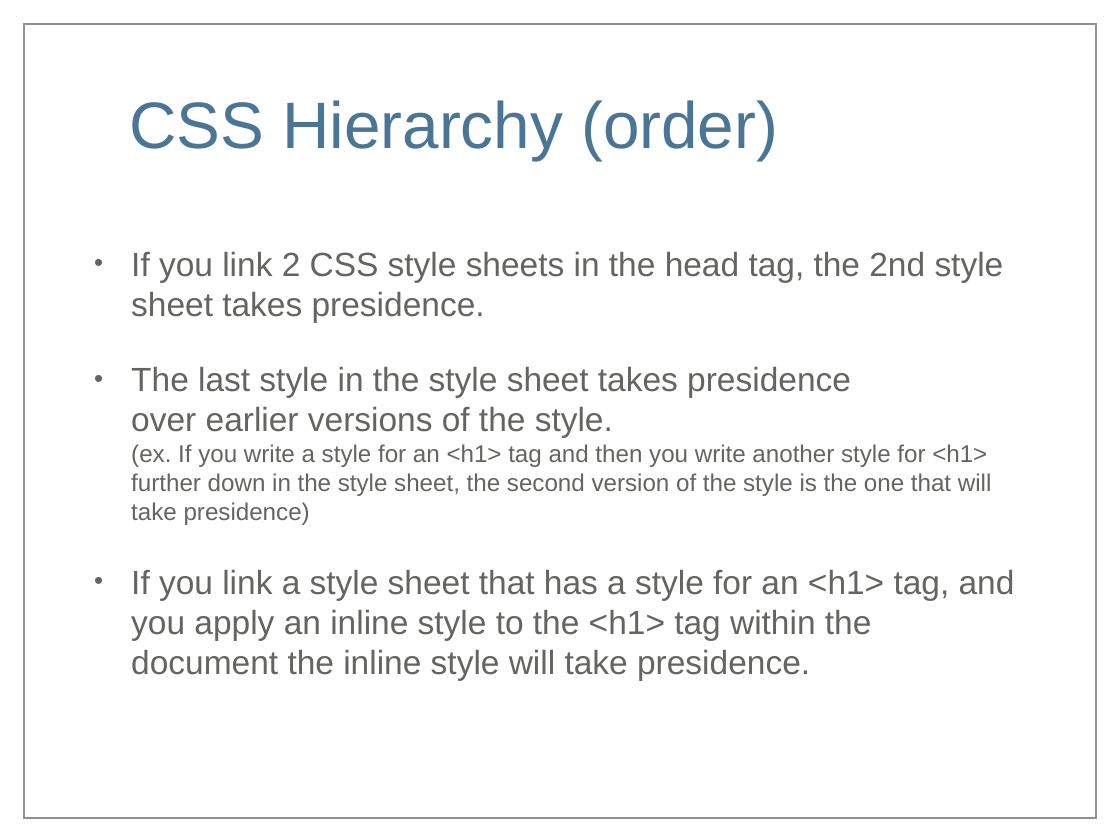
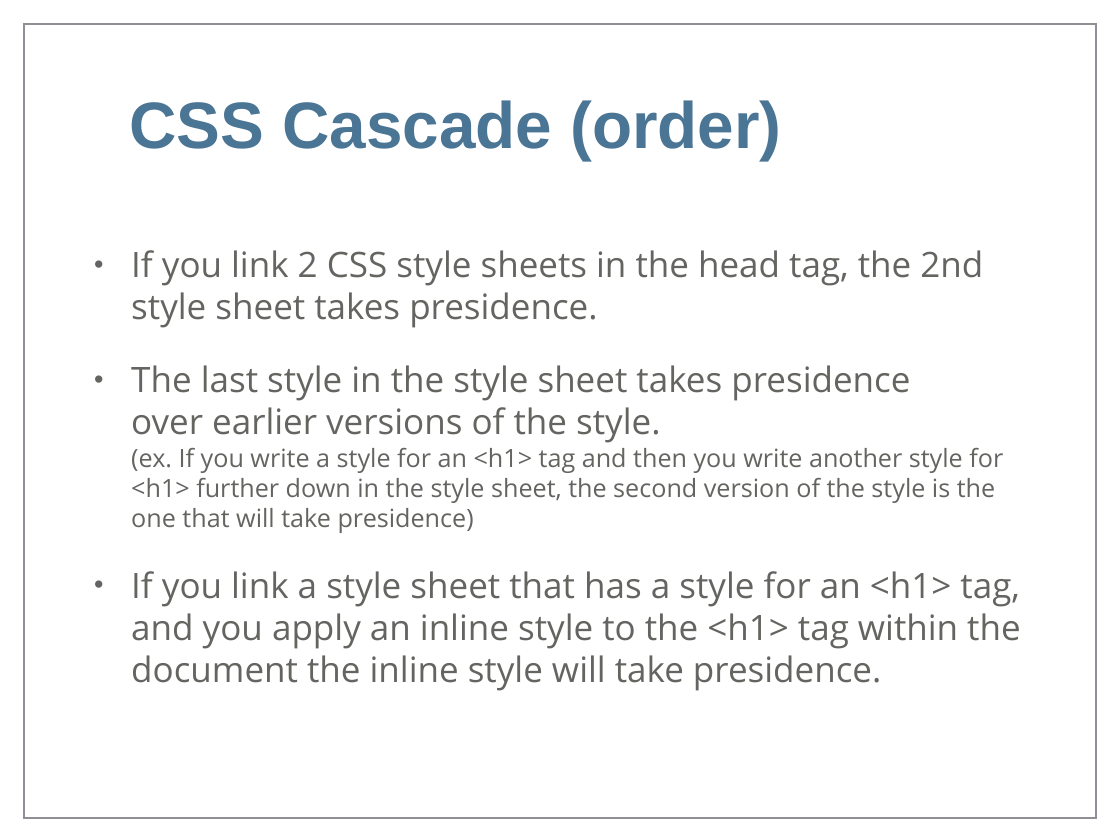
Before and after one commit to markdodgson/markdodgson-mohawk, a slide deck: slide 32 of images/keynotes/Week4_Keynote.ppt (slide 29 before the commit). Drawn at 1120x840 pixels with LibreOffice and Linux fonts; fonts in the diff are those of the drawing; background and template pictures are left out. Boxes give left, top, right and bottom in pixels: in the first picture for what was removed or moved away, otherwise in the second. Text is boxed around its words. In the diff, an @@ line names an element or a change of style, - is before the commit and + after.

Commit message:
End of Semester commit
Added and modified a number of items including the assignments,  cheat sheets, applications and books. added some additional pages (week files)

```diff
--- a/images/keynotes/Week4_Keynote.ppt
+++ b/images/keynotes/Week4_Keynote.ppt
@@ title at [129, 100, 781, 160]: text changed; bold on @@
-CSS Hierarchy (order)
+CSS Cascade (order)
@@ text "If you link 2 CSS ..." at [131, 250, 1020, 691]: size 30.6 to 32 pt in "If you link 2 CSS style sheets ...", "The last style in the style sheet ...", "If you link a style sheet that ..."; font Arial to Open Sans; size 22.1 to 23 pt in "(ex. If you write a style for ..."; less space between paragraphs @@
```
Also in this commit, not shown: 19 other slides changed, 7 slides added, 3 slides removed, 42 other files.
